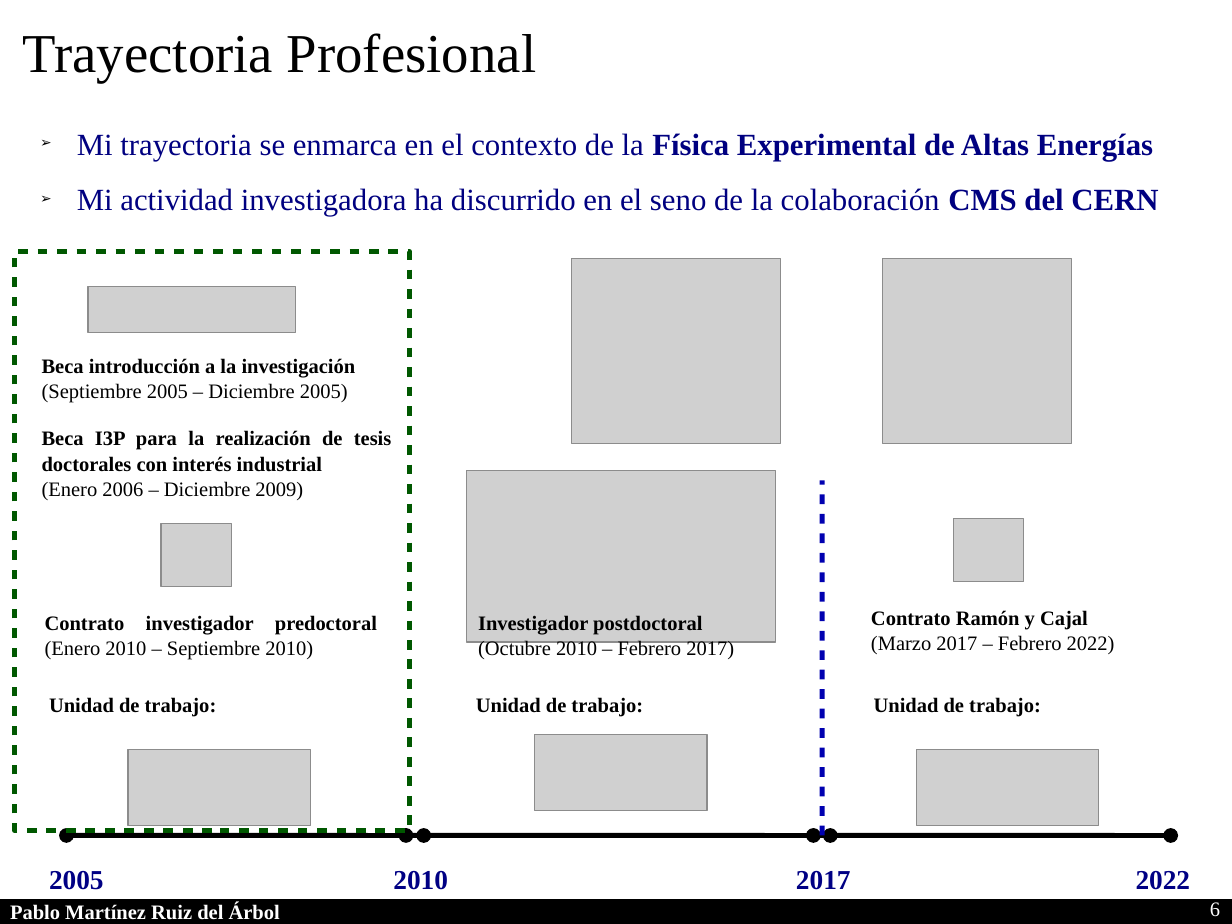
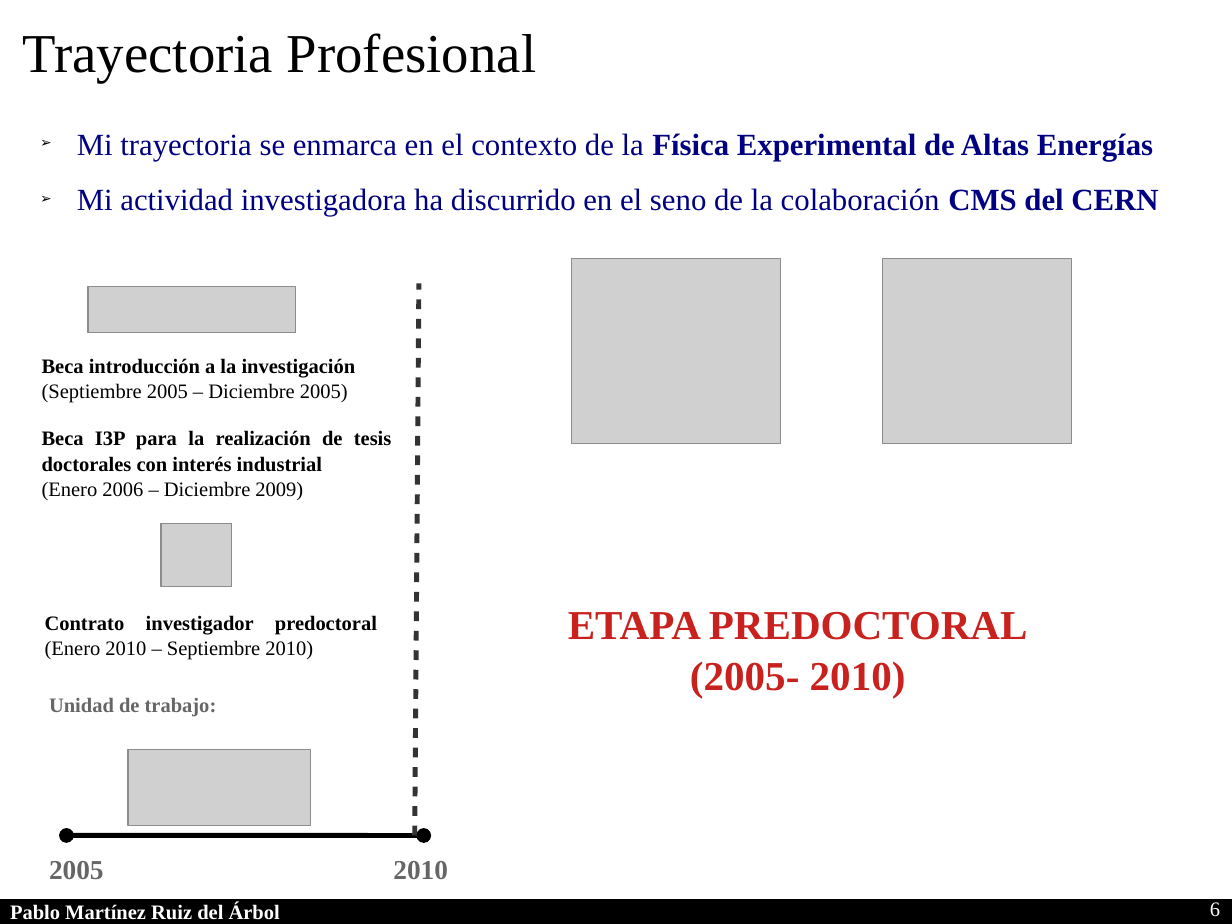
Before and after one commit to parbol/Plaza, a slide deck: slide 6 of Presentacion/Presentacion.odp. Drawn at 1232x924 pixels with LibreOffice and Linux fonts; fonts in the diff are those of the drawing; grey boxes stand for pictures. Boxes give left, top, right and bottom in pixels: in the first picture for what was removed or moved away, otherwise in the second. Text is boxed around its words. In the diff, an @@ line names an element or a change of style, - is before the commit and + after.

```diff
--- a/Presentacion/Presentacion.odp
+++ b/Presentacion/Presentacion.odp
@@ rectangle removed at bbox=[15, 251, 409, 830] @@
@@ line added from (415, 835) to (419, 283), #333333 2.89 pt @@
@@ picture removed at bbox=[467, 471, 776, 642] @@
@@ line removed from (822, 835) to (822, 480) @@
@@ picture removed at bbox=[954, 519, 1024, 582] @@
@@ text removed at bbox=[478, 615, 734, 659] @@
-Investigador postdoctoral
-(Octubre 2010 – Febrero 2017)
@@ text added at bbox=[568, 612, 1028, 698], 24 pt, text #C9211E, bold @@
+ETAPA PREDOCTORAL
+(2005- 2010)
@@ text removed at bbox=[871, 610, 1115, 654] @@
-Contrato Ramón y Cajal
-(Marzo 2017 – Febrero 2022)
@@ text "Unidad de trabajo:" at bbox=[49, 698, 217, 717]: text colour #000000 to #666666 @@
@@ text removed at bbox=[476, 697, 643, 717] @@
-Unidad de trabajo:
@@ text removed at bbox=[874, 697, 1041, 717] @@
-Unidad de trabajo:
@@ picture removed at bbox=[535, 734, 707, 811] @@
@@ picture removed at bbox=[917, 749, 1099, 825] @@
@@ double arrow removed from (407, 835) to (830, 835) @@
@@ double arrow removed from (813, 835) to (1170, 835) @@
@@ text "2005": place and size @@
-text "2005" at bbox=[49, 871, 104, 890]
+text "2005" at bbox=[49, 861, 104, 879]
@@ text "2005" at bbox=[49, 861, 104, 879]: text colour #000084 to #666666 @@
@@ text "2010": place and size @@
-text "2010" at bbox=[393, 871, 448, 890]
+text "2010" at bbox=[393, 861, 448, 879]
@@ text "2010" at bbox=[393, 861, 448, 879]: text colour #000084 to #666666 @@
@@ text removed at bbox=[796, 871, 851, 890] @@
-2017
@@ text removed at bbox=[1136, 871, 1191, 890] @@
-2022
```
Also in this commit, not shown: 5 other slides changed, 7 slides added, 2 slides removed.
